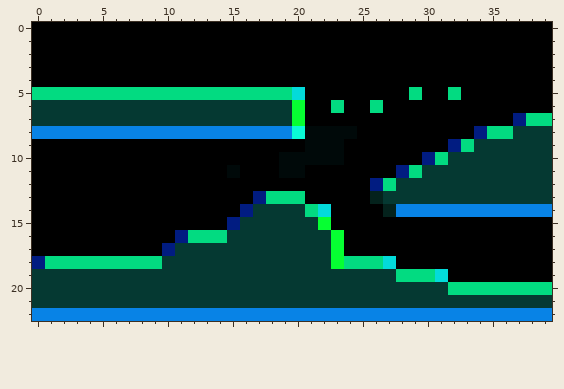
File history of a pixel-art sprite, res/level/Map1.png. Above: the version before the commit.
The file is 40x23 pixels.
After:
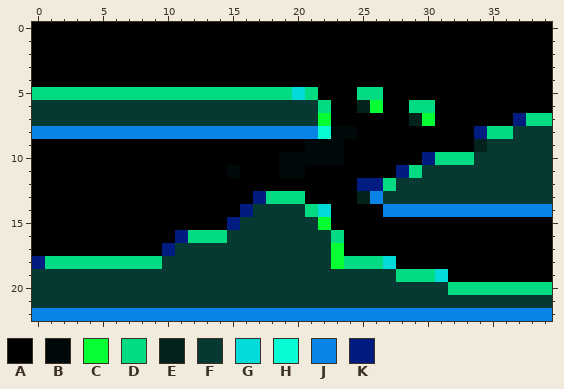
Palette (. is transparent): A #000000  B #000909  C #06ff32  D #02db81  E #04221c  F #053932  G #03dbda  H #09fbd6  J #0883e6  K #011c81
What changed:
{"y":5,"x":21,"old":"A","new":"D"}
{"y":5,"x":25,"old":"AA","new":"DD"}
{"y":5,"x":29,"old":"D","new":"A"}
{"y":5,"x":32,"old":"D","new":"A"}
{"y":6,"x":20,"old":"CAAD","new":"FFDA"}
{"y":6,"x":25,"old":"AD","new":"EC"}
{"y":6,"x":29,"old":"AA","new":"DD"}
{"y":7,"x":20,"old":"CAA","new":"FFC"}
{"y":7,"x":29,"old":"AA","new":"EC"}
{"y":8,"x":20,"old":"HBB","new":"JJH"}
{"y":9,"x":32,"old":"KDF","new":"AAE"}
{"y":10,"x":32,"old":"FF","new":"DD"}
{"y":12,"x":25,"old":"A","new":"K"}
{"y":13,"x":25,"old":"AE","new":"EJ"}
{"y":14,"x":27,"old":"E","new":"J"}
{"y":16,"x":23,"old":"C","new":"D"}
{"label":"changed","picture_box":[292,87,487,243]}
